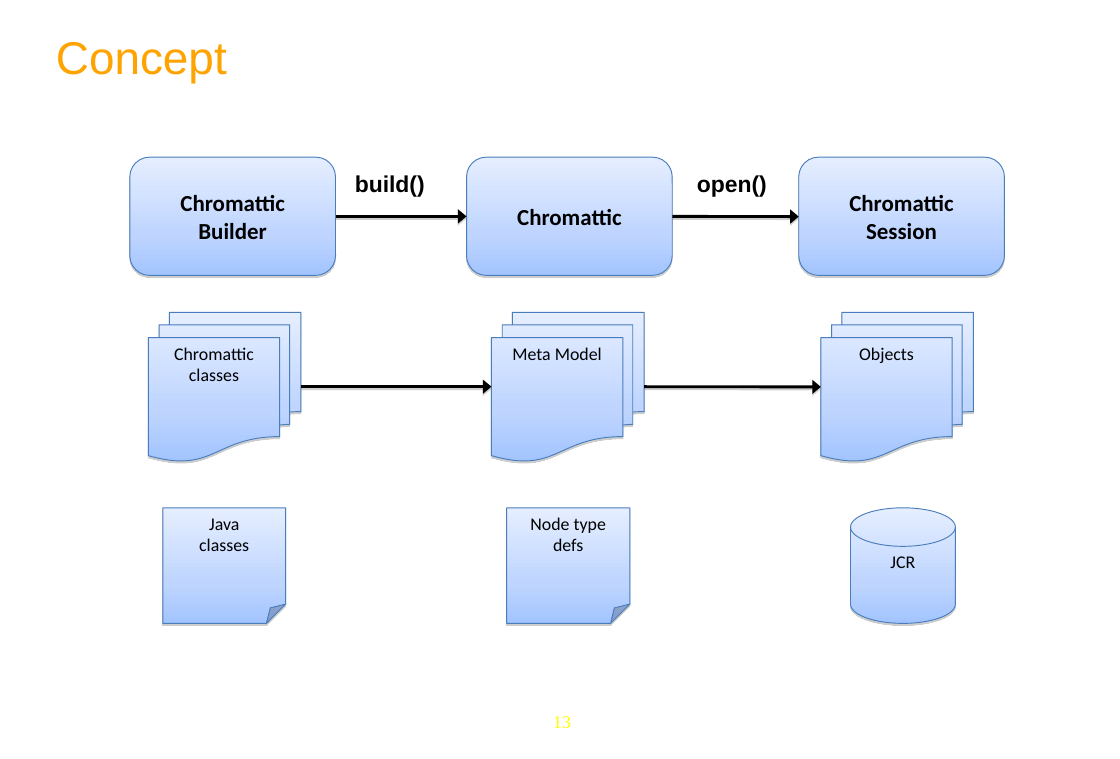
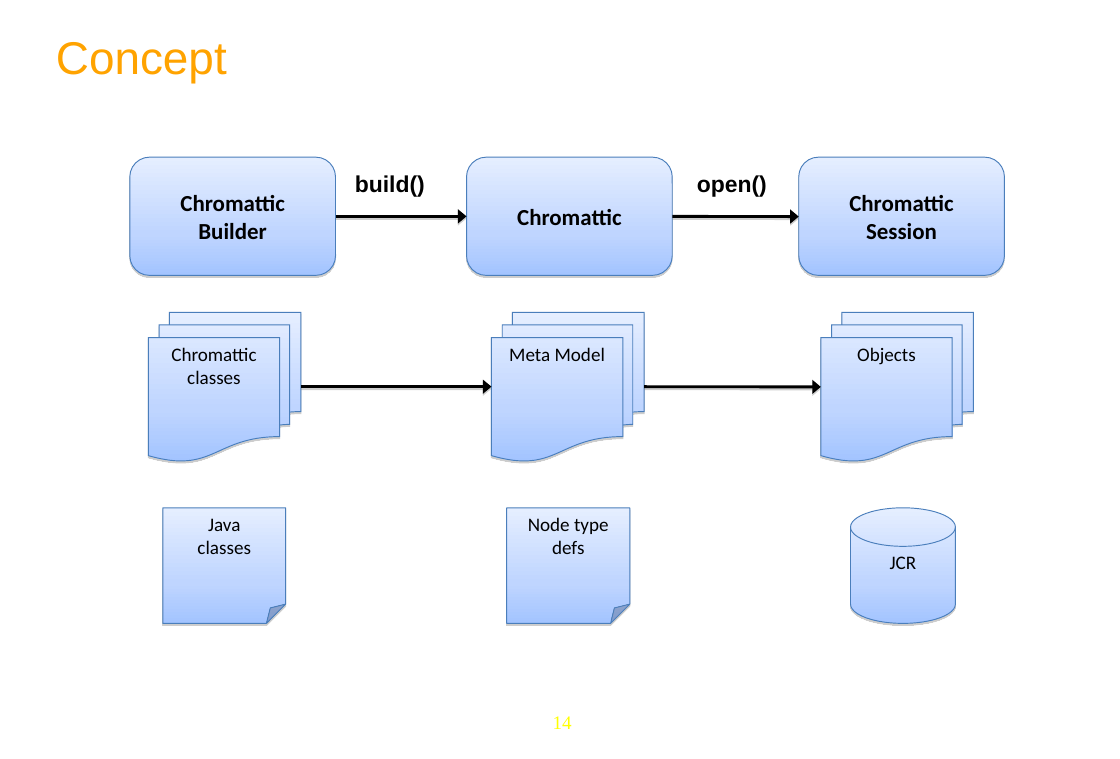
Before and after one commit to anhvurz90/training, a slide deck: slide 14 of plf3_5/eXoDeveloper/700-chrommatic/700-Chromattic-en.pptx (slide 13 before the commit). Drawn at 1120x759 pixels with LibreOffice and Linux fonts; fonts in the diff are those of the drawing; background and template pictures are left out. Boxes give left, top, right and bottom in pixels: in the first picture for what was removed or moved away, otherwise in the second. Text is boxed around its words. In the diff, an @@ line names an element or a change of style, - is before the commit and + after.

```diff
--- a/plf3_5/eXoDeveloper/700-chrommatic/700-Chromattic-en.pptx
+++ b/plf3_5/eXoDeveloper/700-chrommatic/700-Chromattic-en.pptx
@@ size 14 to 15 pt in 6 elements at [149,312,301,461], [492,312,644,461], [821,312,973,461], [851,508,956,623], [507,508,630,623], [162,508,286,623] @@
@@ page number at [553,716,572,729]: text changed; size 14 to 15 pt @@
-13
+14
```
Also in this commit, not shown: 9 other slides changed, 1 slide added, 1 other file.
